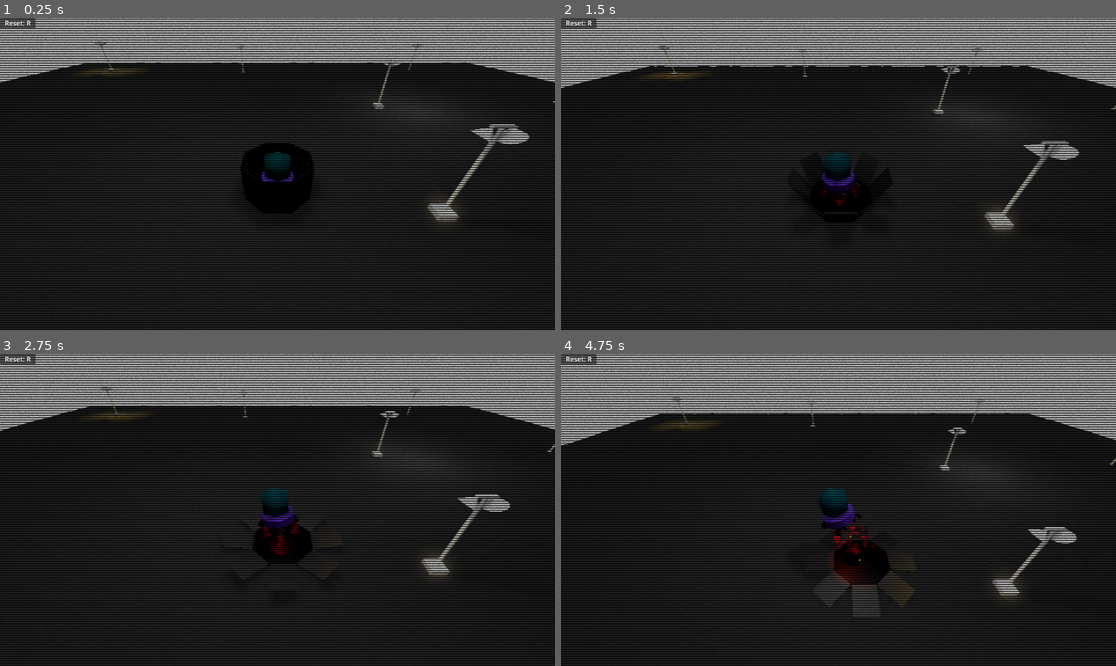
Above: before the commit, frames 1-4 (two rows, left to right).
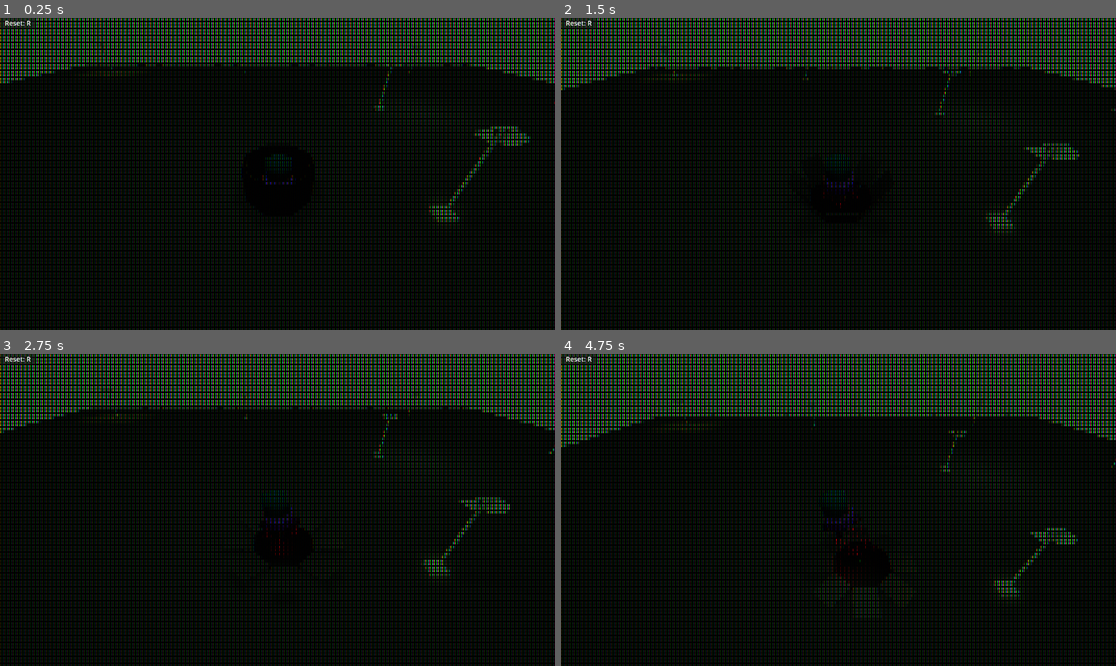
Above: after the commit, the same moments.

Repository: astnohk/LunarMouse3D
Game: Godot game, scene res://Levels/Level002.tscn
Two runs of this game, one before a commit and one after it. Both use one fixed random seed, a clock stepped at 60 frames per second and the inputs below. This scene is started directly instead of the project's main scene.
Inputs (mouse positions are in pixels of both pictures, inside the frame that each line leads up to):
- Up to frame 1 (0.25 s): no input
- Up to frame 2 (1.5 s): move the mouse to (960, 158) at 0.52 s; press the mouse at (960, 158) at 0.53 s; move the mouse to (727, 189) at 1.27 s; release the mouse at (727, 189) at 1.28 s; click (727, 189) at 1.35 s
- Up to frame 3 (2.75 s): move the mouse to (333, 441) at 2.02 s; press the mouse at (333, 441) at 2.03 s
- Up to frame 4 (4.75 s): move the mouse to (810, 572) at 2.77 s; release the mouse at (810, 572) at 2.78 s; click (810, 572) at 2.85 s; move the mouse to (1005, 556) at 3.52 s; press the mouse at (1005, 556) at 3.53 s; move the mouse to (672, 463) at 4.27 s; release the mouse at (672, 463) at 4.28 s; click (672, 463) at 4.35 s

The runs differ from the first frame. In frame 1, 66% of the frame differs, in the area x 0-100%, y 0-100%; in frame 2, 65%; in frame 3, 66%; in frame 4, 67%.

Commit message:
Improve CRT monitor effects.

Diff:
--- a/Levels/Level001.tscn
+++ b/Levels/Level001.tscn
@@ -20,6 +20,7 @@
 [sub_resource type="ShaderMaterial" id="ShaderMaterial_vi8au"]
 shader = ExtResource("3_334lj")
 shader_parameter/noise_offset = Vector2(0, 0)
+shader_parameter/leak_brightness = 0.0125
 shader_parameter/noise = SubResource("NoiseTexture2D_hf02u")
 
 [sub_resource type="LabelSettings" id="LabelSettings_dmhmx"]
--- a/Levels/MainMenu/Menu.gd
+++ b/Levels/MainMenu/Menu.gd
@@ -70,7 +70,7 @@
 	var line: Label = Label.new()
 	line.label_settings = LabelSettings.new()
 	line.label_settings.line_spacing = 0
-	line.label_settings.font_size = 16
+	line.label_settings.font_size = 20
 	line.label_settings.font_color = Color()
 	line.label_settings.font_color.r8 = 12
 	line.label_settings.font_color.g8 = 239
--- a/Levels/MainMenu/Menu.tscn
+++ b/Levels/MainMenu/Menu.tscn
@@ -1,23 +1,14 @@
-[gd_scene load_steps=8 format=3 uid="uid://cdhomtkau3bme"]
+[gd_scene load_steps=4 format=3 uid="uid://cdhomtkau3bme"]
 
 [ext_resource type="Script" path="res://Levels/MainMenu/Menu.gd" id="1_dgngp"]
-[ext_resource type="PackedScene" uid="uid://c4nf2lg2ejnsx" path="res://Levels/Level001.tscn" id="2_nubvb"]
-[ext_resource type="Shader" path="res://Materials/S_MenuBackground.gdshader" id="3_ls51f"]
-[ext_resource type="Script" path="res://Levels/MainMenu/MenuBackground.gd" id="4_x7ml1"]
+[ext_resource type="Shader" path="res://Objects/Monitor/S_MonitorScreen2D.gdshader" id="3_4fke6"]
 
-[sub_resource type="FastNoiseLite" id="FastNoiseLite_0wc13"]
-seed = 1
-frequency = 0.5
-
-[sub_resource type="NoiseTexture2D" id="NoiseTexture2D_hxhln"]
-noise = SubResource("FastNoiseLite_0wc13")
-
-[sub_resource type="ShaderMaterial" id="ShaderMaterial_i7tx3"]
-shader = ExtResource("3_ls51f")
-shader_parameter/offset = Vector2(0, 0)
-shader_parameter/noise_strength = 0.05
-shader_parameter/brightness = 0.8
-shader_parameter/noise = SubResource("NoiseTexture2D_hxhln")
+[sub_resource type="ShaderMaterial" id="ShaderMaterial_hw4aw"]
+resource_local_to_scene = true
+shader = ExtResource("3_4fke6")
+shader_parameter/horizontal_freq = 128.0
+shader_parameter/vertical_freq = 128.0
+shader_parameter/leak_brightness = 0.05
 
 [node name="Control" type="Control"]
 layout_mode = 3
@@ -27,10 +18,8 @@
 grow_horizontal = 2
 grow_vertical = 2
 script = ExtResource("1_dgngp")
-next_scene = ExtResource("2_nubvb")
 
 [node name="Background" type="ColorRect" parent="."]
-material = SubResource("ShaderMaterial_i7tx3")
 layout_mode = 1
 anchors_preset = 15
 anchor_right = 1.0
@@ -38,7 +27,6 @@
 grow_horizontal = 2
 grow_vertical = 2
 color = Color(0, 0, 0, 1)
-script = ExtResource("4_x7ml1")
 
 [node name="Shell" type="VBoxContainer" parent="."]
 layout_mode = 1
@@ -49,3 +37,26 @@
 anchor_bottom = 0.98
 grow_horizontal = 2
 grow_vertical = 2
+
+[node name="CanvasLayerScores" type="CanvasLayer" parent="."]
+visible = false
+
+[node name="VBoxContainer" type="VBoxContainer" parent="CanvasLayerScores"]
+anchors_preset = -1
+anchor_left = 0.15
+anchor_top = 0.15
+anchor_right = 0.85
+anchor_bottom = 0.85
+grow_horizontal = 2
+grow_vertical = 2
+
+[node name="CanvasLayerPostProcess" type="CanvasLayer" parent="."]
+follow_viewport_enabled = true
+
+[node name="ColorRect" type="ColorRect" parent="CanvasLayerPostProcess"]
+material = SubResource("ShaderMaterial_hw4aw")
+anchors_preset = 15
+anchor_right = 1.0
+anchor_bottom = 1.0
+grow_horizontal = 2
+grow_vertical = 2
--- a/Levels/MainMenu/Menu3D.tscn
+++ b/Levels/MainMenu/Menu3D.tscn
@@ -6,6 +6,13 @@
 [ext_resource type="PackedScene" uid="uid://bjx4rs6gdiep1" path="res://Objects/Monitor/Monitor.tscn" id="2_b4uki"]
 [ext_resource type="PackedScene" uid="uid://cdhomtkau3bme" path="res://Levels/MainMenu/Menu.tscn" id="4_bg2u2"]
 [ext_resource type="PackedScene" uid="uid://cjfx23honwhou" path="res://Objects/Keyboard/Keyboard.tscn" id="5_y0em7"]
+[ext_resource type="PackedScene" uid="uid://c4nf2lg2ejnsx" path="res://Levels/Level001.tscn" id="6_oe6a0"]
+
+[sub_resource type="Environment" id="Environment_uluar"]
+glow_enabled = true
+glow_intensity = 2.0
+glow_strength = 1.5
+glow_bloom = 0.1
 
 [sub_resource type="PlaneMesh" id="PlaneMesh_hlycc"]
 material = ExtResource("2_03fka")
@@ -31,6 +38,7 @@
 
 [node name="Camera3D" type="Camera3D" parent="CameraPivot"]
 transform = Transform3D(1, 0, 0, 0, 0.894428, 0.447213, 0, -0.447213, 0.894428, -0.415489, -0.0631998, -0.811069)
+environment = SubResource("Environment_uluar")
 fov = 90.0
 
 [node name="Floor" type="StaticBody3D" parent="."]
@@ -61,6 +69,7 @@
 size = Vector2i(384, 384)
 
 [node name="Control" parent="SubViewport" instance=ExtResource("4_bg2u2")]
+next_scene = ExtResource("6_oe6a0")
 
 [node name="Keyboard" parent="." instance=ExtResource("5_y0em7")]
 transform = Transform3D(1, 0, 0, 0, 1, 0, 0, 0, 1, -0.411571, 0.921786, -0.806336)
@@ -68,8 +77,8 @@
 [node name="SpotLight3D" type="SpotLight3D" parent="."]
 transform = Transform3D(1, 0, 0, 0, 0.0179759, 0.999838, 0, -0.999838, 0.0179759, -0.0847193, 3.67593, -0.55785)
 light_color = Color(0.917647, 0.847059, 0.796078, 1)
-light_energy = 2.0
-light_indirect_energy = 2.0
-light_volumetric_fog_energy = 2.0
+light_energy = 0.1
+light_indirect_energy = 0.1
+light_volumetric_fog_energy = 0.1
 spot_range = 5.09993
 spot_angle = 39.7782
--- /dev/null
+++ b/Levels/MainMenu/S_MonitorScreen2D_PostProcess.gdshader
@@ -0,0 +1,15 @@
+shader_type canvas_item;
+
+uniform sampler2D screen : repeat_disable, filter_linear;
+
+void fragment() {
+	COLOR = 0.8 * texture(screen, SCREEN_UV) +
+		0.25 * texture(screen, SCREEN_UV - vec2(SCREEN_PIXEL_SIZE.x, 0.0)) +
+		0.25 * texture(screen, SCREEN_UV + vec2(SCREEN_PIXEL_SIZE.x, 0.0)) +
+		0.25 * texture(screen, SCREEN_UV - vec2(0.0, SCREEN_PIXEL_SIZE.y)) +
+		0.25 * texture(screen, SCREEN_UV + vec2(0.0, SCREEN_PIXEL_SIZE.y)) +
+		0.125 * texture(screen, SCREEN_UV - 2.0 * vec2(SCREEN_PIXEL_SIZE.x, 0.0)) +
+		0.125 * texture(screen, SCREEN_UV + 2.0 * vec2(SCREEN_PIXEL_SIZE.x, 0.0)) +
+		0.125 * texture(screen, SCREEN_UV - 2.0 * vec2(0.0, SCREEN_PIXEL_SIZE.y)) +
+		0.125 * texture(screen, SCREEN_UV + 2.0 * vec2(0.0, SCREEN_PIXEL_SIZE.y));
+}
--- a/Materials/S_PostProcess.gdshader
+++ b/Materials/S_PostProcess.gdshader
@@ -3,16 +3,54 @@
 uniform sampler2D screen_texture: hint_screen_texture, repeat_disable, filter_nearest;
 uniform sampler2D noise : repeat_enable;
 uniform vec2 noise_offset = vec2(0.0, 0.0);
+uniform float leak_brightness = 0.0125;
 
 void fragment()
 {
-	float C = 0.6 + 0.4 * cos(2.0 * PI * SCREEN_UV.y / SCREEN_PIXEL_SIZE.y * 0.3);
+	float horizontal_freq = 1.0 / SCREEN_PIXEL_SIZE.x / 3.0;
+	float vertical_freq = 1.0 / SCREEN_PIXEL_SIZE.y / 5.0;
+	vec2 UV_scaled = UV * vec2(horizontal_freq, vertical_freq);
+	vec2 UV_fixed = floor(UV_scaled) / vec2(horizontal_freq, vertical_freq);
+	float color_index = floor(fract(UV_scaled.x) * 3.0);
+	float color_index_noise = floor(fract(UV_scaled.x + noise_offset.x) * 3.0);
+	vec2 intensity = vec2(
+		pow(abs(sin(3.0 * PI * horizontal_freq * UV.x)), 0.5),
+		pow(abs(sin(1.0 * PI * vertical_freq * UV.y)), 0.5));
 	float C_noise = 1.0 - 0.4 * texture(noise, SCREEN_UV + noise_offset).r;
 	vec2 dx = vec2(SCREEN_PIXEL_SIZE.x, 0);
-	vec4 color = 0.5 * textureLod(screen_texture, SCREEN_UV, 0.0)
-		+ 0.25 * textureLod(screen_texture, SCREEN_UV + dx, 0.0)
-		+ 0.25 * textureLod(screen_texture, SCREEN_UV - dx, 0.0);
-	COLOR = vec4(
-		color.rgb * C * C_noise,
-		color.a);
+	vec3 albedo = clamp(
+		leak_brightness + texture(screen_texture, UV_fixed + vec2(noise_offset.x, 0.0)).rgb * intensity.x * intensity.y,
+		0.0,
+		1.0);
+	float pixel_intensity = 1.1;
+	if (abs(color_index_noise - 0.0) < 0.1)
+	{
+		pixel_intensity *= albedo.r;
+	}
+	else if (abs(color_index - 1.0) < 0.1)
+	{
+		pixel_intensity *= albedo.g;
+	}
+	else
+	{
+		pixel_intensity *= albedo.b;
+	}
+	if (abs(color_index - 0.0) < 0.1)
+	{
+		COLOR = vec4(
+			pixel_intensity * vec3(1.0, 0.0, 0.0) * C_noise,
+			1.0);
+	}
+	else if (abs(color_index - 1.0) < 0.1)
+	{
+		COLOR = vec4(
+			pixel_intensity * vec3(0.0, 1.0, 0.0) * C_noise,
+			1.0);
+	}
+	else
+	{
+		COLOR = vec4(
+			pixel_intensity * vec3(0.0, 0.0, 1.0) * C_noise,
+			1.0);
+	}
 }
--- a/Objects/Monitor/Monitor.tscn
+++ b/Objects/Monitor/Monitor.tscn
@@ -7,7 +7,6 @@
 [sub_resource type="ShaderMaterial" id="ShaderMaterial_60mfs"]
 render_priority = 0
 shader = ExtResource("3_dqdlj")
-shader_parameter/brightness = null
 
 [node name="Monitor" instance=ExtResource("1_o3wj0")]
 
--- a/Objects/Monitor/S_MonitorScreen.gdshader
+++ b/Objects/Monitor/S_MonitorScreen.gdshader
@@ -1,8 +1,14 @@
 shader_type spatial;
 
 uniform sampler2D screen : filter_linear, repeat_disable;
-uniform float brightness;
 
 void fragment() {
-	ALBEDO = texture(screen, UV).rgb;
+	vec2 dx = vec2(1.0 / 384.0, 0.0);
+	vec2 dy = vec2(0.0, 1.0 / 384.0);
+	ALBEDO =
+		1.0 * texture(screen, UV).rgb +
+		0.25 * texture(screen, UV - dx).rgb +
+		0.25 * texture(screen, UV + dx).rgb +
+		0.25 * texture(screen, UV - dy).rgb +
+		0.25 * texture(screen, UV + dy).rgb;
 }
--- /dev/null
+++ b/Objects/Monitor/S_MonitorScreen2D.gdshader
@@ -0,0 +1,33 @@
+shader_type canvas_item;
+
+uniform sampler2D screen : hint_screen_texture, filter_linear, repeat_disable;
+uniform float horizontal_freq = 384.0;
+uniform float vertical_freq = 384.0;
+uniform float leak_brightness = 0.0125;
+
+void fragment() {
+	vec2 UV_scaled = UV * vec2(horizontal_freq, vertical_freq);
+	vec2 UV_fixed = floor(UV_scaled) / vec2(horizontal_freq, vertical_freq);
+	float color_index = floor(fract(UV_scaled.x) * 3.0);
+	vec2 intensity = vec2(
+		pow(abs(sin(3.0 * PI * horizontal_freq * UV.x)), 0.5),
+		pow(abs(sin(1.0 * PI * vertical_freq * UV.y)), 0.5));
+	vec3 albedo = clamp(
+		leak_brightness +
+			1.1 * texture(screen, UV_fixed).rgb * intensity.x * intensity.y,
+		0.0,
+		1.0);
+	if (abs(color_index - 0.0) < 0.1)
+	{
+		albedo *= vec3(1.0, 0.0, 0.0);
+	}
+	else if (abs(color_index - 1.0) < 0.1)
+	{
+		albedo *= vec3(0.0, 1.0, 0.0);
+	}
+	else
+	{
+		albedo *= vec3(0.0, 0.0, 1.0);
+	}
+	COLOR = vec4(albedo, 1.0);
+}
--- a/Rocket/Rocket.gd
+++ b/Rocket/Rocket.gd
@@ -117,5 +117,5 @@
 		return
 	var foot_print: Node3D = foot_prints.instantiate()
 	var marker: Marker3D = get_node("Body/ConeTwistJoint3D/RigidBody3D/Marker3D")
-	foot_print.set_global_position(marker.get_global_position())
+	foot_print.global_position = marker.get_global_position()
 	get_viewport().get_tree().get_root().add_child(foot_print)
--- a/WorldBase.gd
+++ b/WorldBase.gd
@@ -4,6 +4,8 @@
 
 var player: Node3D
 
+
+const probability_screen_phase_error: float = 0.0125
 
 # Called when the node enters the scene tree for the first time.
 func _ready():
@@ -15,7 +17,10 @@
 	# Update post process shader's parameter
 	var rect: ColorRect = get_node("CanvasLayer/ColorRect")
 	var mat: ShaderMaterial = rect.material
-	mat.set_shader_parameter("noise_offset", [randf(), randf_range(0.0, 0.2)])
+	if randf() < probability_screen_phase_error:
+		mat.set_shader_parameter("noise_offset", [randf_range(0.0, 0.0125), randf_range(0.0, 0.2)])
+	else:
+		mat.set_shader_parameter("noise_offset", [randf_range(0.0, 0.00125), randf_range(0.0, 0.2)])
 	# Update camera position
 	if player:
 		var body: RigidBody3D = player.get_node_or_null("Body")
Not shown: 1 places in Levels/MainMenu/Menu3D.tscn that only renumber resources
